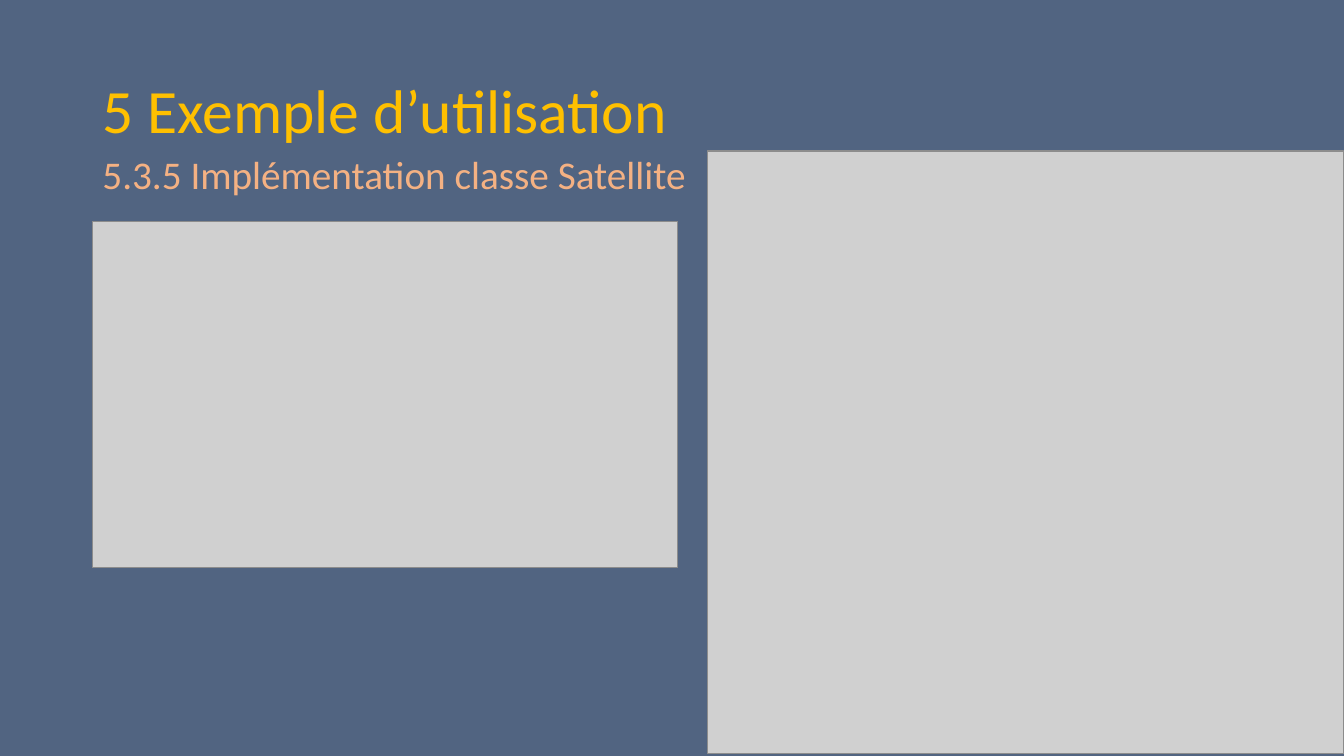
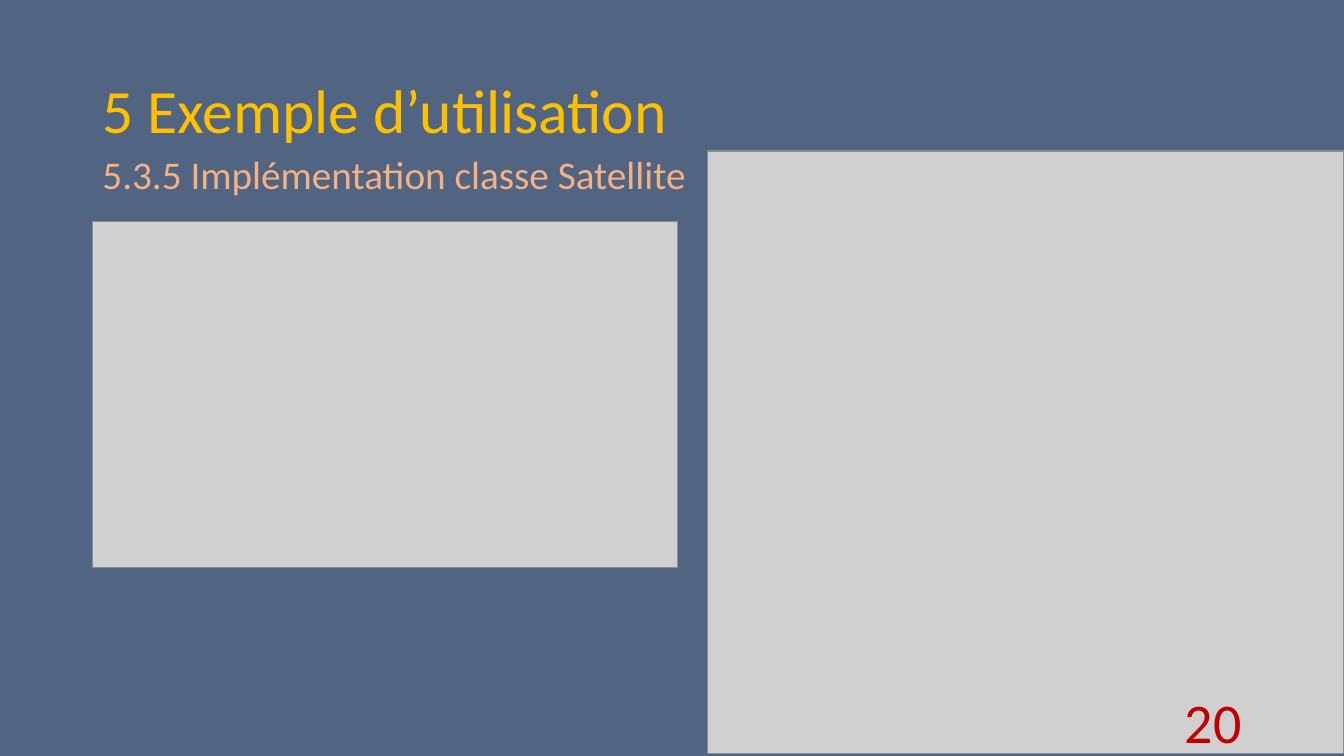
Before and after one commit to D-CRAVO/FORMATION-CDA-2210, a slide deck: slide 20 of 106_DesignPattern/Cours/Observateur/Observateur.pptx. Drawn at 1344x756 pixels with LibreOffice and Linux fonts; fonts in the diff are those of the drawing; grey boxes stand for pictures. Boxes give left, top, right and bottom in pixels: in the first picture for what was removed or moved away, otherwise in the second. Text is boxed around its words. In the diff, an @@ line names an element or a change of style, - is before the commit and + after.

```diff
--- a/106_DesignPattern/Cours/Observateur/Observateur.pptx
+++ b/106_DesignPattern/Cours/Observateur/Observateur.pptx
@@ page number added at [1185, 706, 1242, 756], 40 pt, text #C00000 @@
+20
```
Also in this commit, not shown: 2 other slides changed.
